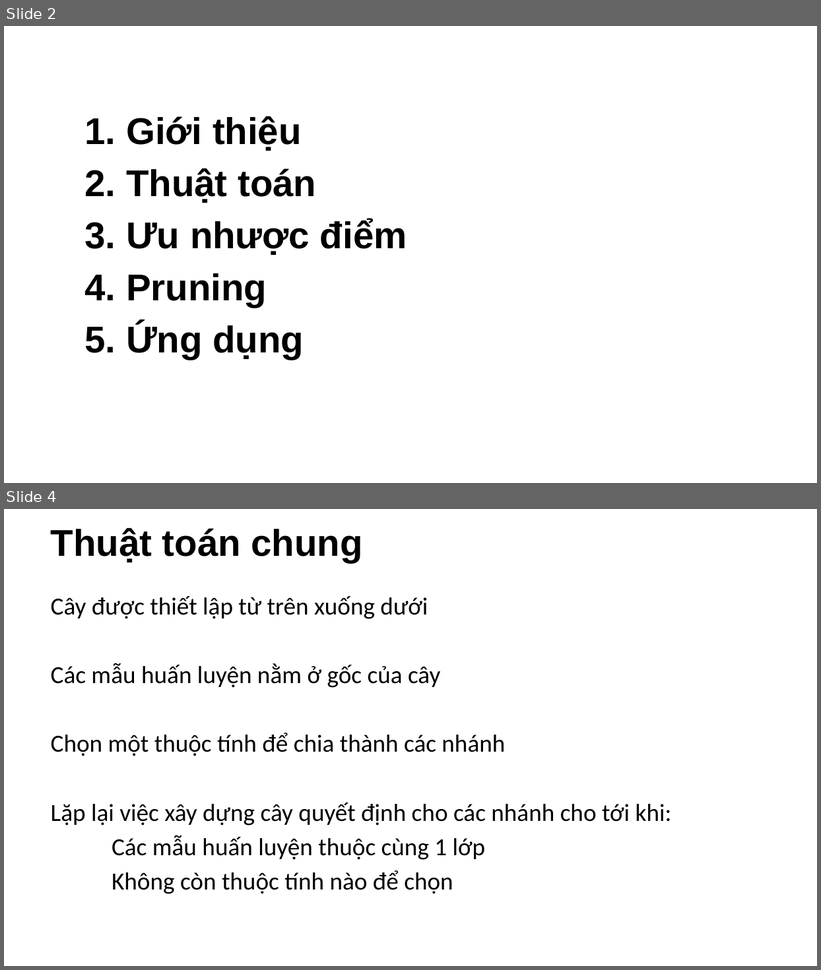
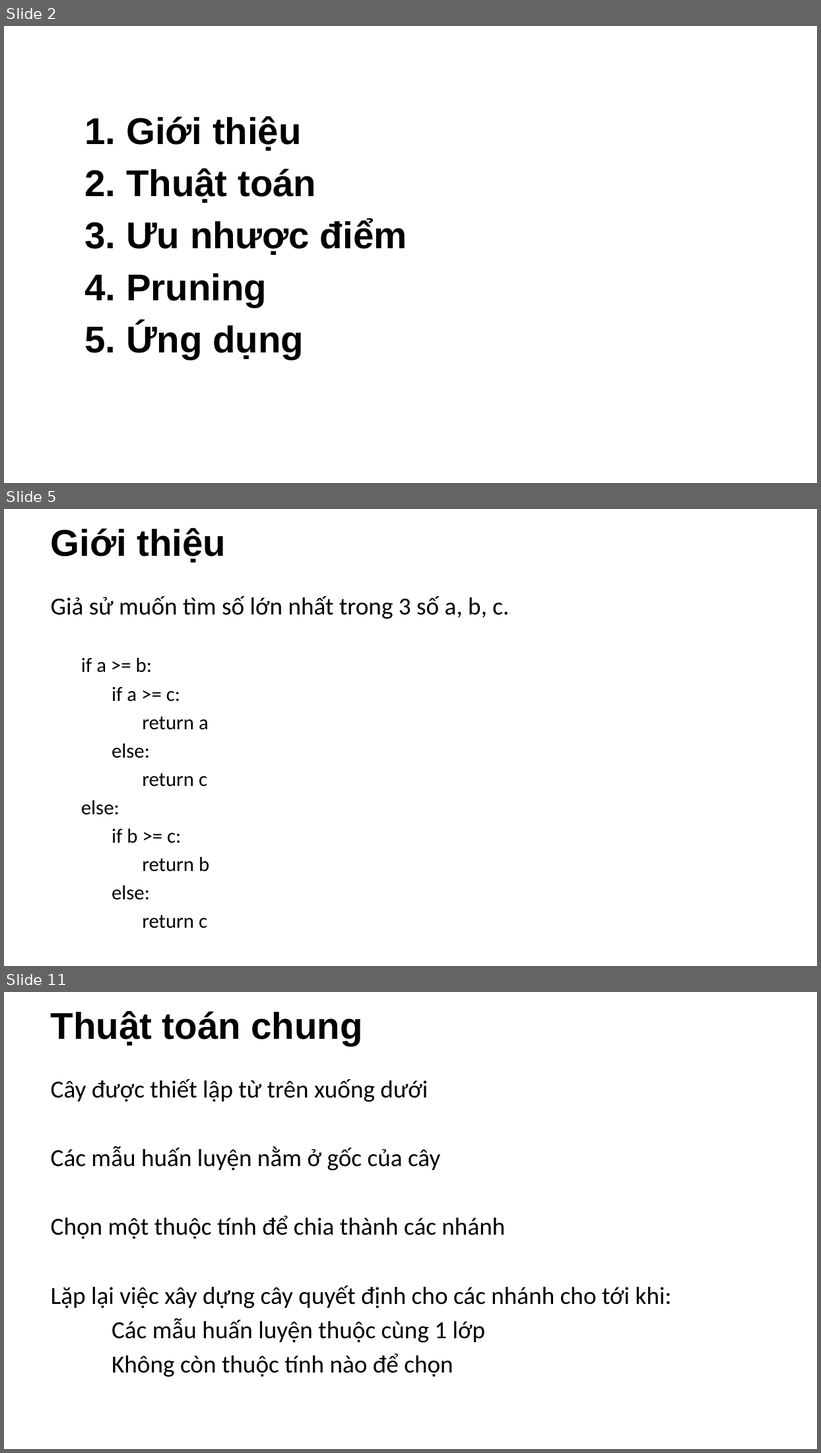
Before and after one commit to NCMyTu/CS523, a slide deck: slide/decision_tree.pptx. Shown one above the other, each under a label of ours: slides 2 and 4 before the commit, slides 2, 5 and 11 after it; the slides between them are not shown. The pictures are 821x970 and 821x1453 pixels, drawn with LibreOffice and Linux fonts; fonts in the diff are those of the drawing; background and template pictures are left out. Boxes give left, top, right and bottom in pixels: in the first picture for what was removed or moved away, otherwise in the second. Text is boxed around its words. In the diff, an @@ line names an element or a change of style, - is before the commit and + after.

```diff
--- a/slide/decision_tree.pptx
+++ b/slide/decision_tree.pptx
@@ slide 5 added at (4,509,817,966), background picture (left out) @@
@@ title added at (51,528,226,562), 44 pt, text #000000, bold @@
+Giới thiệu
@@ text added at (51,596,509,929), 24 pt, text #000000 @@
+Giả sử muốn tìm số lớn nhất trong 3 số a, b, c.
+if a >= b:
+  if a >= c:
+    return a
+else:
+    return c
+else:
+if b >= c:
+    return b
+else:
+    return c
@@ what was slide 4 is now slide 11 @@
```
Also in this commit, not shown: 3 slides changed, 7 other slides added.
